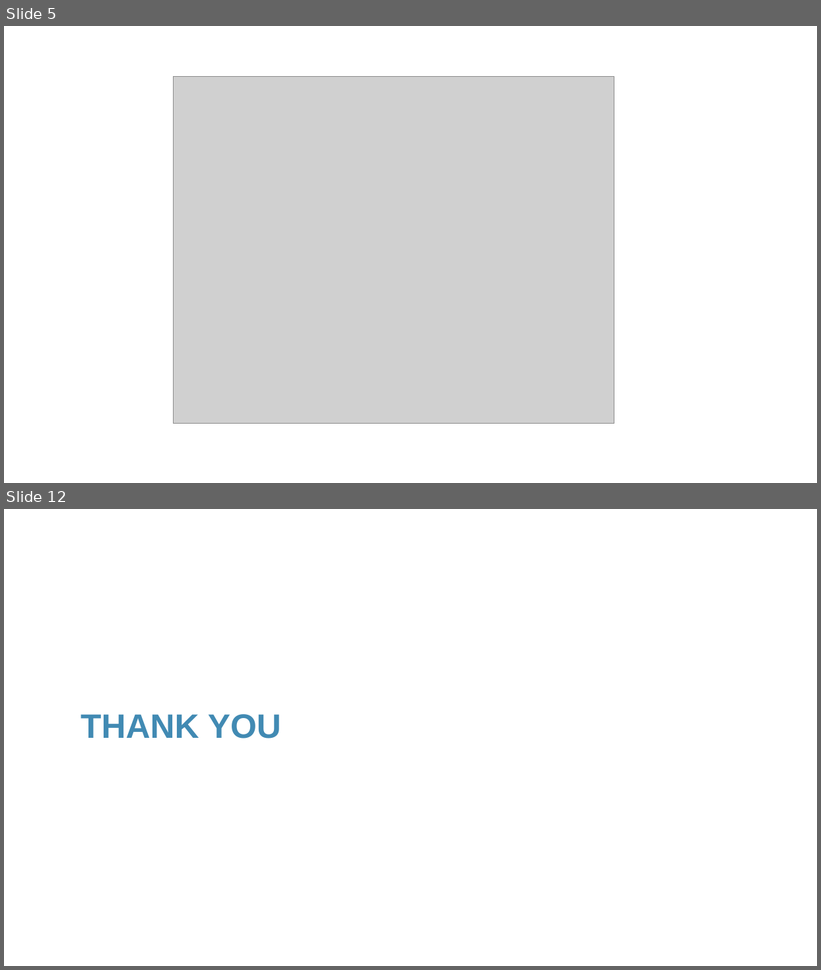
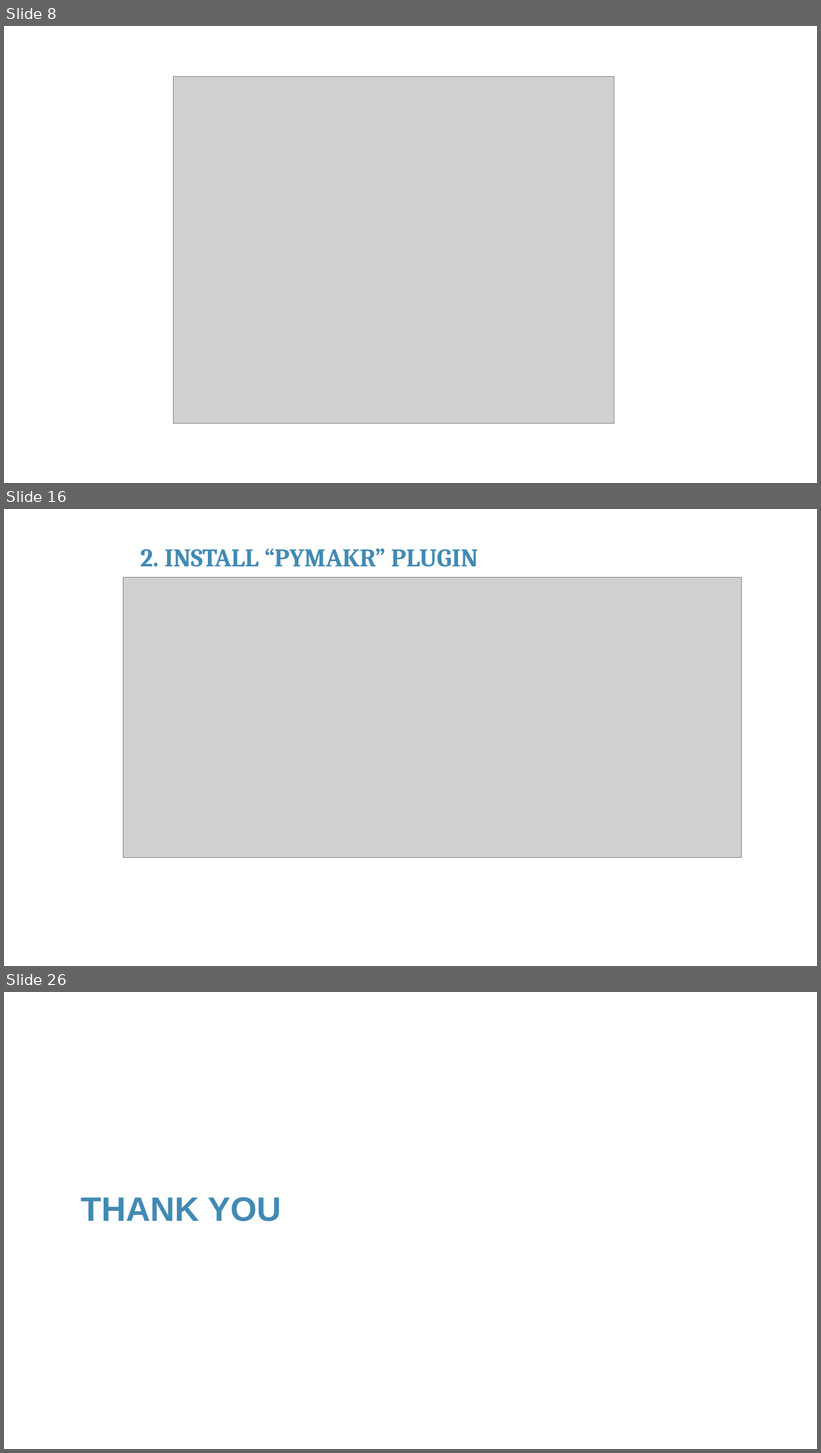
Before and after one commit to franckalbinet/iot-nbtc-itu, a slide deck: presentations/session-3-building-iot-products-programming-aspects.pptx. Shown one above the other, each under a label of ours: slides 5 and 12 before the commit, slides 8, 16 and 26 after it; the slides between them are not shown. The pictures are 821x970 and 821x1453 pixels, drawn with LibreOffice and Linux fonts; fonts in the diff are those of the drawing; grey boxes stand for pictures; background and template pictures are left out. Boxes give left, top, right and bottom in pixels: in the first picture for what was removed or moved away, otherwise in the second. Text is boxed around its words. In the diff, an @@ line names an element or a change of style, - is before the commit and + after.

```diff
--- a/presentations/session-3-building-iot-products-programming-aspects.pptx
+++ b/presentations/session-3-building-iot-products-programming-aspects.pptx
@@ slide 16 added at (x1=4, y1=509, x2=817, y2=966), background #FFFFFF @@
@@ text added at (x1=140, y1=549, x2=479, y2=567), 30 pt, text #418AB3, bold @@
+2. INSTALL “PYMAKR” PLUGIN
@@ picture added at (x1=123, y1=578, x2=742, y2=858) @@
@@ what was slide 5 is now slide 8 @@
@@ what was slide 12 is now slide 26 @@
```
Also in this commit, not shown: 3 slides changed, 18 other slides added, 5 slides removed.
